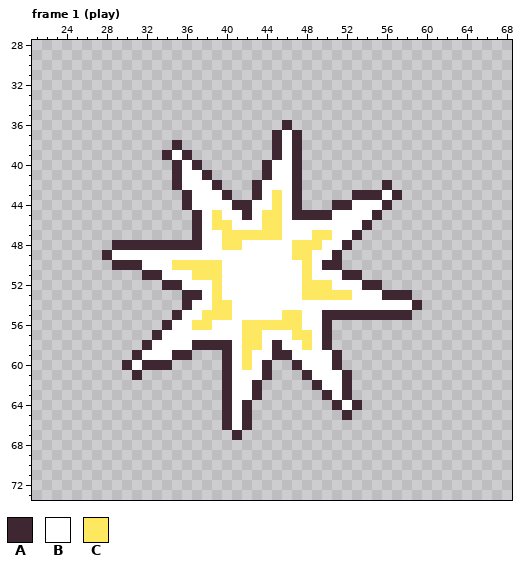
One commit to this pixel-art file: art/hits/fx-hit-goose.aseprite. This is how it looked before the edit.
64x64 pixels, 16 frames. Shown: frame 1 (play): x 21..68, y 28..73. The old version is drawn lined up with the new one, on the new canvas. The commit also changed other frames, which this record leaves out.
Palette (. is transparent): A #3e2731  B #ffffff  C #fee761
Pixels before, frame 1 (play), first column x 28:
36 ..................A.............
37 .................ABA............
38 .......A.........ABA............
39 ......ABA........ABA............
40 .......ABA......ABBA............
41 .......ABBA.....ABBA............
42 .......ABBBA...ABBBA........A...
43 ........ABBBA..ABCBA.....AAABA..
44 ........ABBBBAABBCBA...AABBBA...
45 .........ABCBBABCCBAAAABBBBA....
46 .........ABCCBBBCCBBBBBBBBA.....
47 .........ABBCCCCCCBBBCCBBA......
48 .AAAAAAAAABBCCBBBBBCCCBBA.......
49 ABBBBBBBBBBBBBBBBBBCCBBA........
50 .AAABBBCCCCCBBBBBBBBCBAA........
51 ....AABBBCCCBBBBBBBBCBBBAA......
52 ......AABBBCBBBBBBBBCCCBBBAA....
53 ........AABCBBBBBBBBCCCCCBBBAAA.
54 ........ABBCCBBBBBBBBBBBBBBBBBBA
55 .......ABBCCCBBBBBCCBBAAAAAAAAA.
56 ......ABBCCBBBCCCCCCBBA.........
57 .....ABBBBBBBBCCBBBCCBA.........
58 ....ABBBBAAAABCCBABBCBA.........
59 ...ABBBAA...ABCBBAABBBBA........
60 ..ABAAA.....ABCBA..ABBBA........
61 ...A........ABBBA...ABBBA.......
62 ............ABBA.....ABBA.......
63 ............ABBA......ABA.......
64 ............ABA........ABA......
65 ............ABA.........A.......
66 ............ABA.................
67 .............A..................
The same view after the edit:
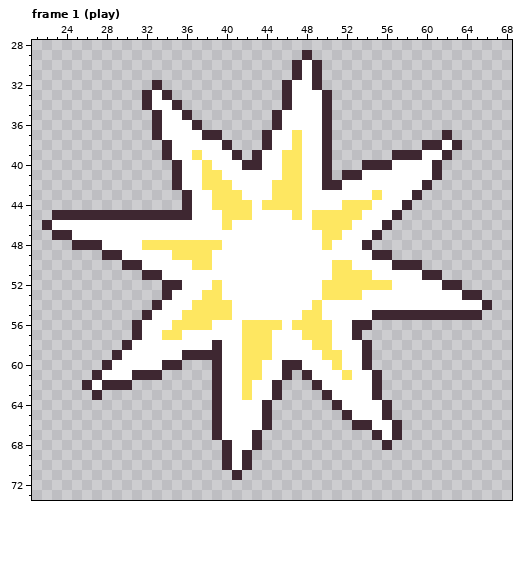
Changes in this commit:
canvas 64x64 -> 90x90, the old top-left corner now at 12,16
Changed rows in their new state; - is an unchanged pixel.
Frame 1 (play):
first column x 22:
29 --------------------------A------------------
30 -------------------------ABA-----------------
31 -------------------------ABA-----------------
32 -----------A------------ABBA-----------------
33 ----------ABA-----------ABBBA----------------
34 ----------ABBA----------ABBBA----------------
35 -----------ABBA--------ABBBBA----------------
36 -----------ABBBA-------ABBBBA----------------
37 -----------ABBBBAA----AB-CBBA-----------A----
38 ------------ABBBBBA---AB-CBBA---------AABA---
39 --------------BCBBBA-ABBCCBBA------AAABBA----
40 ---------------BCBBBAAB-CCBBA---AAABBBBA-----
41 ----------------CCBBBBB-CCBBA-AABBBBBBBA-----
42 ----------------CCCBBB-CCCBBAABBBBBBBBA------
43 -----------------CCCBB--CCBBBBBBBC-BBA-------
44 -----------------CCCC-C-CCBBBBCCC-BBA--------
45 -AAAAAAAAAAAAAAB-BCCC-BB-CBCCCCC-BBA---------
46 ABBBBBBBBBBBBBBB-B----BB---CCCC-BBA----------
47 -AABBBBBBBBBBBBB--BBBBBB---B-C-BBA-----------
48 ---AAABBBBCCCCCCCCBB-----BBBC-BBA------------
49 -------A-----CCCC--------BB--BBBBAA----------
50 -------.-----BB--B--------B-BCCBBBBAAA-------
51 ---------------BBB--------B--CCCCBBBBBAA-----
52 --------------------------BB-CCCCCCBBBBBAA---
53 ------------ABBBC---------BB---C--BBBBBBBBAA-
54 -----------ABBBCC----------C---------BBBBBBBA
55 ----------ABBBCC--------BBCCBBBBB----AAAAAAA-
56 ---------ABBBCC---------B-CCCBBAA------------
57 ---------ABBCC--------C--B-CCBBA-------------
58 --------ABB----BB-B---CB--BCCBBBA------------
59 -------ABB---B-AAAB--CCBB---CCBBA------------
60 ------ABB-BB-A---AB--CBBA----CBBA------------
61 -----ABBB-AA-----AB-CCBBA-----CBBA-----------
62 ----ABAAA--------AB-CBBA------BBBA-----------
63 -----A-----------AB-CBBA------BBBA-----------
64 -----------------AB-BBA--------BBBA----------
65 -----------------AB-BBA--------BBBA----------
66 -----------------AB-BBA--------AABBA---------
67 -----------------ABBBA-----------ABA---------
68 ------------------ABBA------------A----------
69 ------------------ABA------------------------
70 ------------------ABA------------------------
71 -------------------A-------------------------
Pixel boxes of the changes (left, top, right, bottom) in both pictures:
changed: (42, 50, 492, 480)
